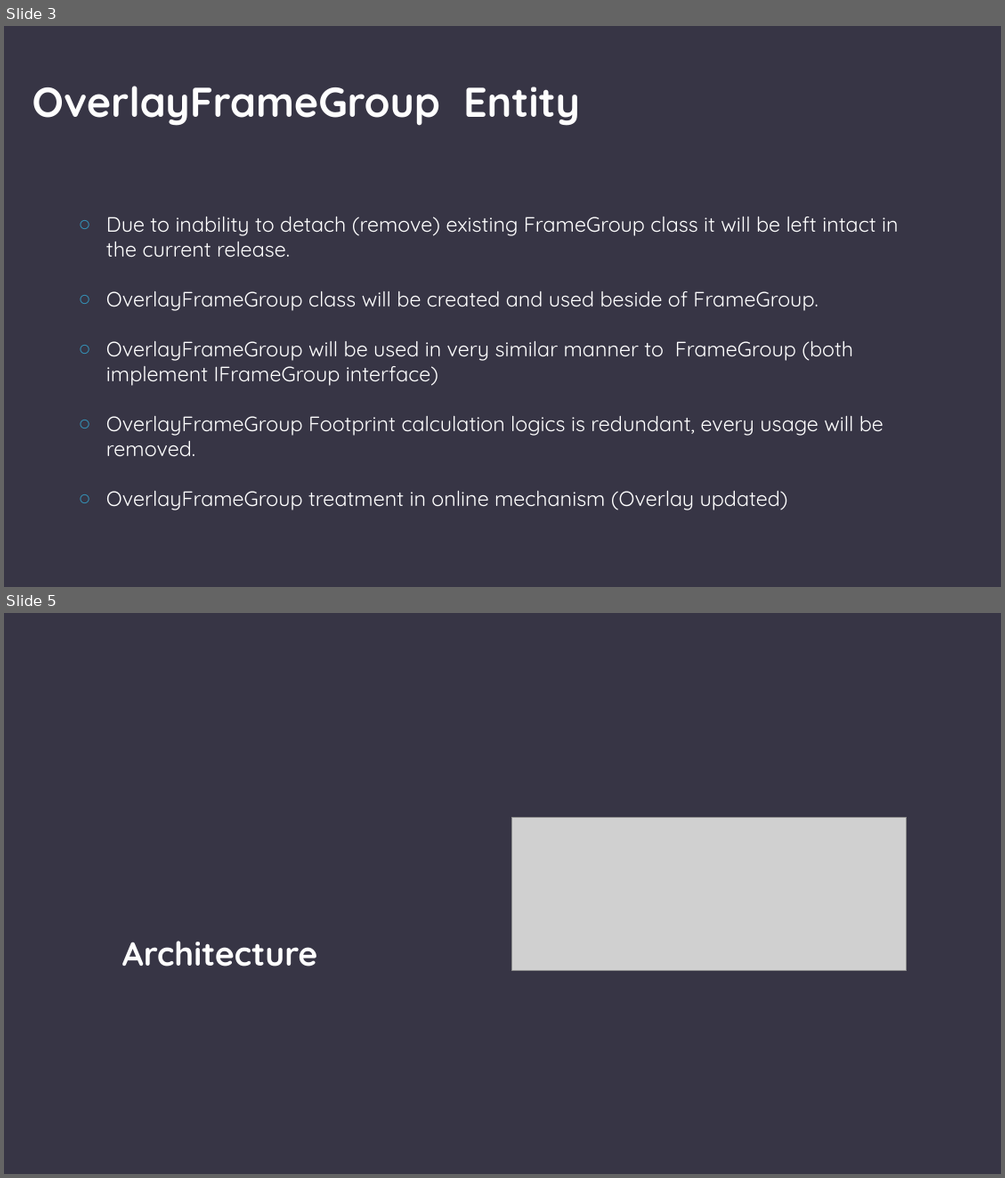
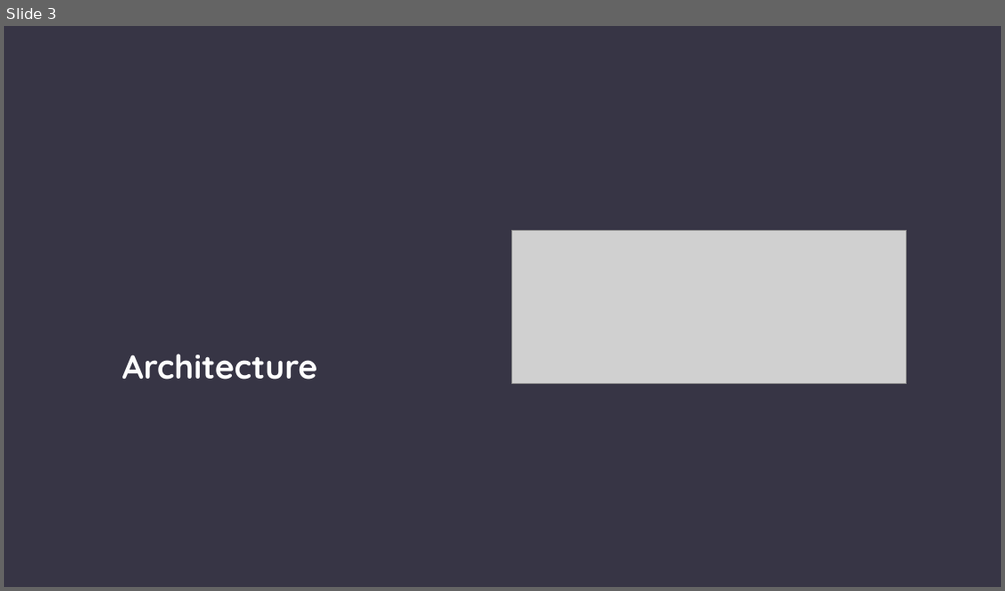
Before and after one commit to zzfima/Python_REST_Assignment, a slide deck: Design/Organization Personnel Managing.pptx. Shown one above the other, each under a label of ours: slides 3 and 5 before the commit, slide 3 after it; the slides between them are not shown. The pictures are 1005x1178 and 1005x591 pixels, drawn with LibreOffice and Linux fonts; fonts in the diff are those of the drawing; grey boxes stand for pictures; background and template pictures are left out. Boxes give left, top, right and bottom in pixels: in the first picture for what was removed or moved away, otherwise in the second. Text is boxed around its words. In the diff, an @@ line names an element or a change of style, - is before the commit and + after.

```diff
--- a/Design/Organization Personnel Managing.pptx
+++ b/Design/Organization Personnel Managing.pptx
@@ slide 3 removed at (x1=4, y1=26, x2=1001, y2=587), background #373545 @@
@@ text removed at (x1=32, y1=86, x2=580, y2=126) @@
-OverlayFrameGroup Entity
@@ text removed at (x1=106, y1=216, x2=898, y2=510) @@
-○ Due to inability to detach (remove) existing FrameGroup class it will be left intact in the current release.
-○ OverlayFrameGroup class will be created and used beside of FrameGroup.
-○ OverlayFrameGroup will be used in very similar manner to FrameGroup (both implement IFrameGroup interface)
-○ OverlayFrameGroup Footprint calculation logics is redundant, every usage will be removed.
-○ OverlayFrameGroup treatment in online mechanism (Overlay updated)
@@ what was slide 5 is now slide 3 @@
```
Also in this commit, not shown: 2 slides changed, 1 other slide removed.
